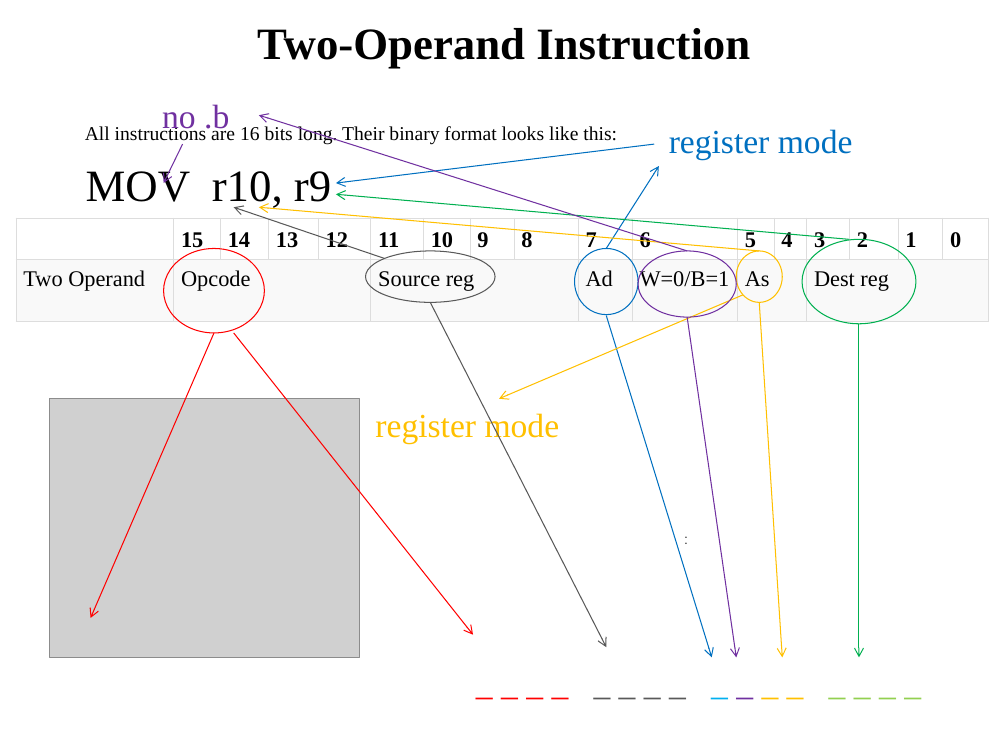
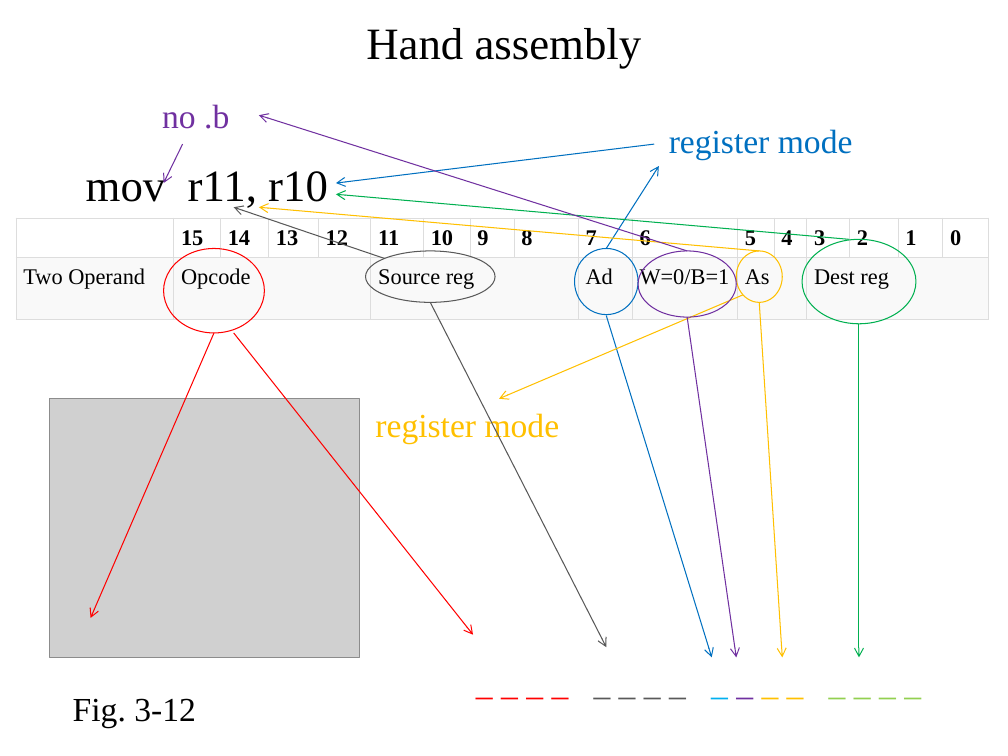
Before and after one commit to pw4rn3r/ECE382, a slide deck: slide 8 of notes/L4/Lsn4.pptx (slide 22 before the commit). Drawn at 1008x756 pixels with LibreOffice and Linux fonts; fonts in the diff are those of the drawing; grey boxes stand for pictures. Boxes give left, top, right and bottom in pixels: in the first picture for what was removed or moved away, otherwise in the second. Text is boxed around its words. In the diff, an @@ line names an element or a change of style, - is before the commit and + after.

```diff
--- a/notes/L4/Lsn4.pptx
+++ b/notes/L4/Lsn4.pptx
@@ title at (366,28,642,69): text changed; bold off @@
-Two-Operand Instruction
+Hand assembly
@@ text removed at (85,125,617,145) @@
-All instructions are 16 bits long. Their binary format looks like this:
@@ text at (86,171,328,210): text changed @@
-MOV r10, r9
+mov r11, r10
@@ text removed at (674,525,699,583) @@
-:
@@ text added at (73,698,196,727), 24 pt, text #000000 @@
+Fig. 3-12
```
Also in this commit, not shown: 14 other slides changed, 21 slides added, 10 slides removed.
